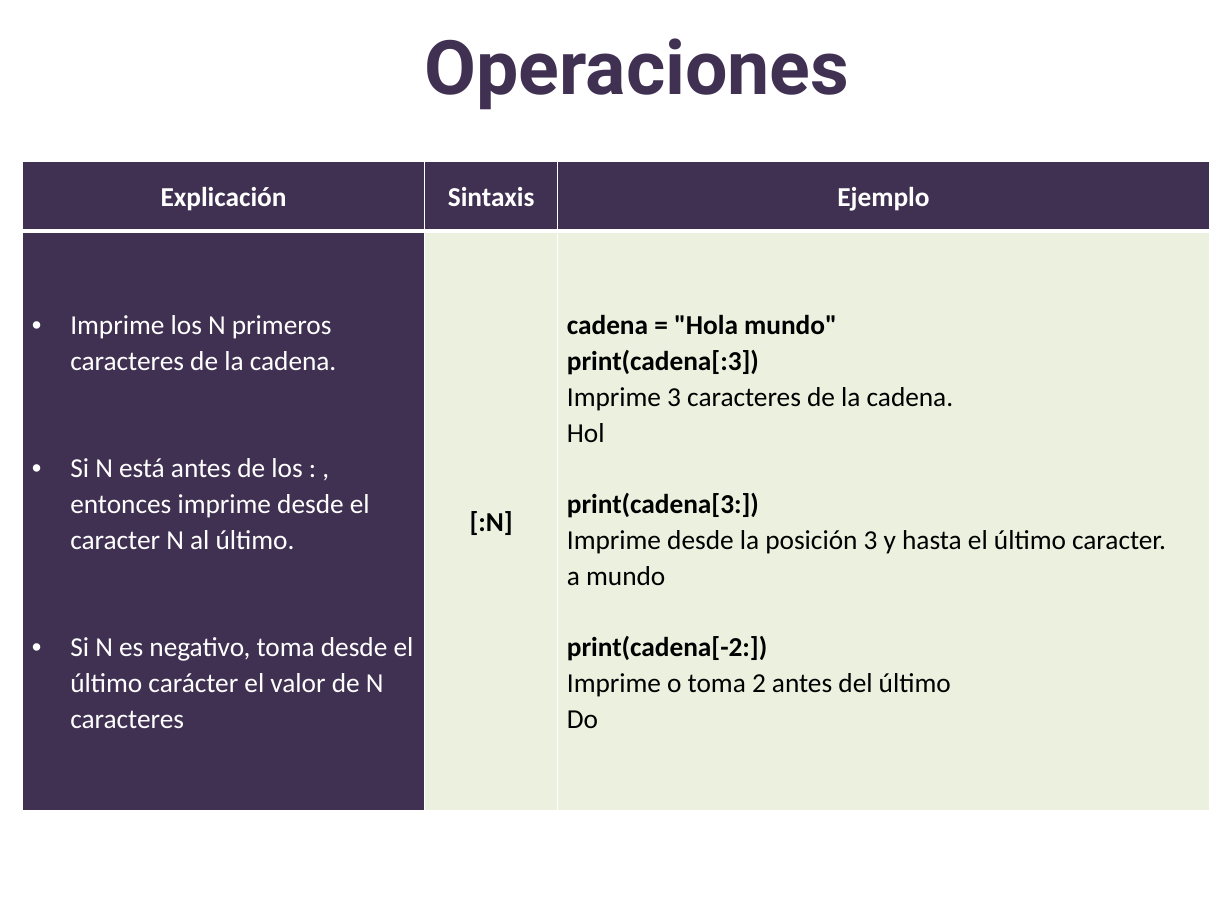
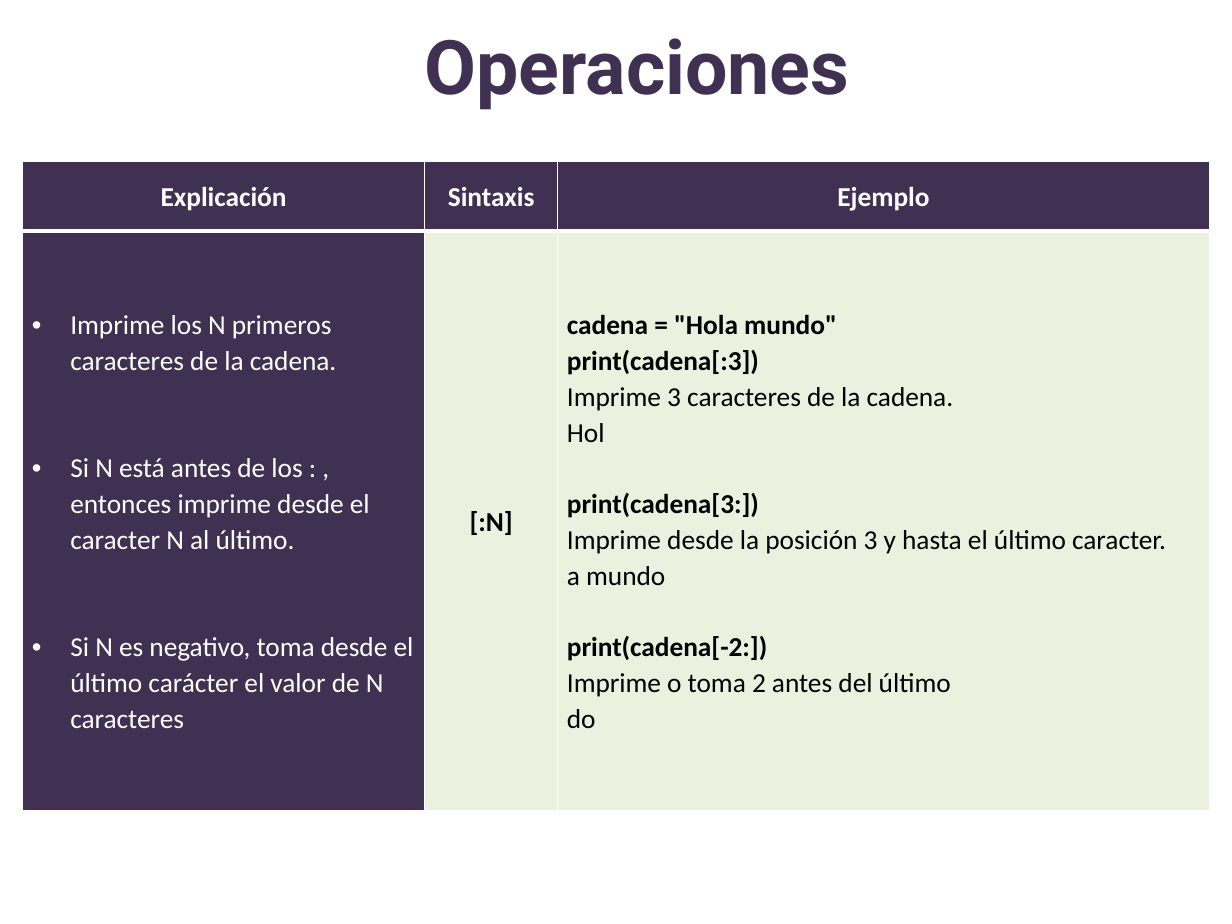
Before and after one commit to lizetheP/PensamientoC, a slide deck: slide 12 of CalendarioAgo20L/presentaciones/11_Strings.pptx. Drawn at 1232x924 pixels with LibreOffice and Linux fonts; fonts in the diff are those of the drawing. Boxes give left, top, right and bottom in pixels: in the first picture for what was removed or moved away, otherwise in the second. Text is boxed around its words. In the diff, an @@ line names an element or a change of style, - is before the commit and + after.

```diff
--- a/CalendarioAgo20L/presentaciones/11_Strings.pptx
+++ b/CalendarioAgo20L/presentaciones/11_Strings.pptx
@@ table at (22,161,1209,812) @@
@@ row 2, column 3: "cadena = "Hola mundo" / print(cadena[:3]) / Imprime 3 caracteres de la cadena. / Hol / print(cadena[3:]) / Imprime desde la posición 3 y hasta el último caracter. / a mundo / print(cadena[-2:]) / Imprime o toma 2 antes del último / Do" to "cadena = "Hola mundo" / print(cadena[:3]) / Imprime 3 caracteres de la cadena. / Hol / print(cadena[3:]) / Imprime desde la posición 3 y hasta el último caracter. / a mundo / print(cadena[-2:]) / Imprime o toma 2 antes del último / do" @@
```
Also in this commit, not shown: 1 other file.
